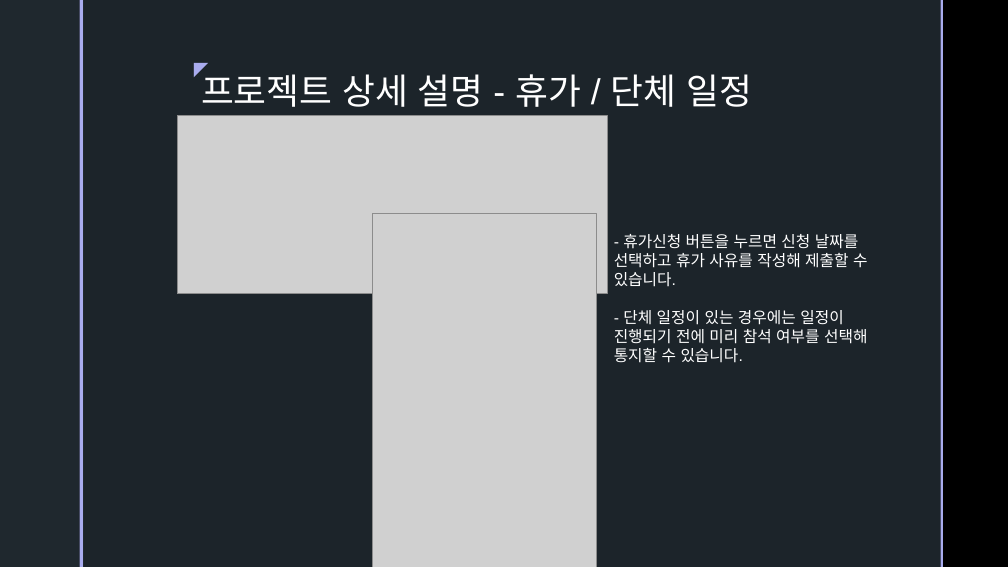
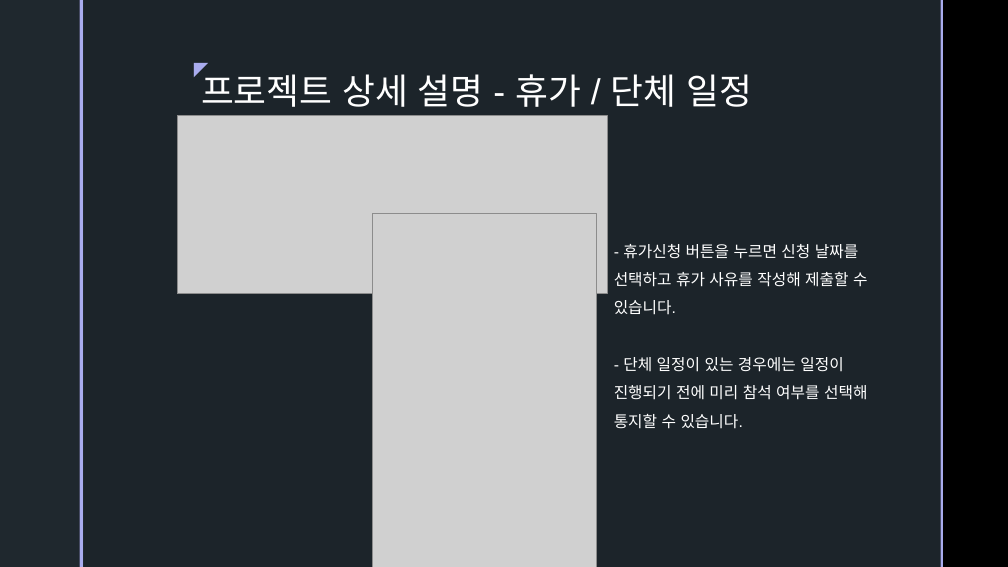
Before and after one commit to ColossusCMS/Team-Project, a slide deck: slide 18 of 보고서 폴더/제출용.pptx. Drawn at 1008x567 pixels with LibreOffice and Linux fonts; fonts in the diff are those of the drawing; grey boxes stand for pictures; background and template pictures are left out. Boxes give left, top, right and bottom in pixels: in the first picture for what was removed or moved away, otherwise in the second. Text is boxed around its words. In the diff, an @@ line names an element or a change of style, - is before the commit and + after.

Commit message:
제출용ppt 수정

```diff
--- a/보고서 폴더/제출용.pptx
+++ b/보고서 폴더/제출용.pptx
@@ text "- 휴가신청 버튼을 누르면 신청 ..." at bbox=[614, 244, 867, 429]: line spacing 1 to 1.5 @@
```
Also in this commit, not shown: 10 other slides changed, 2 slides removed, 1 other file.
